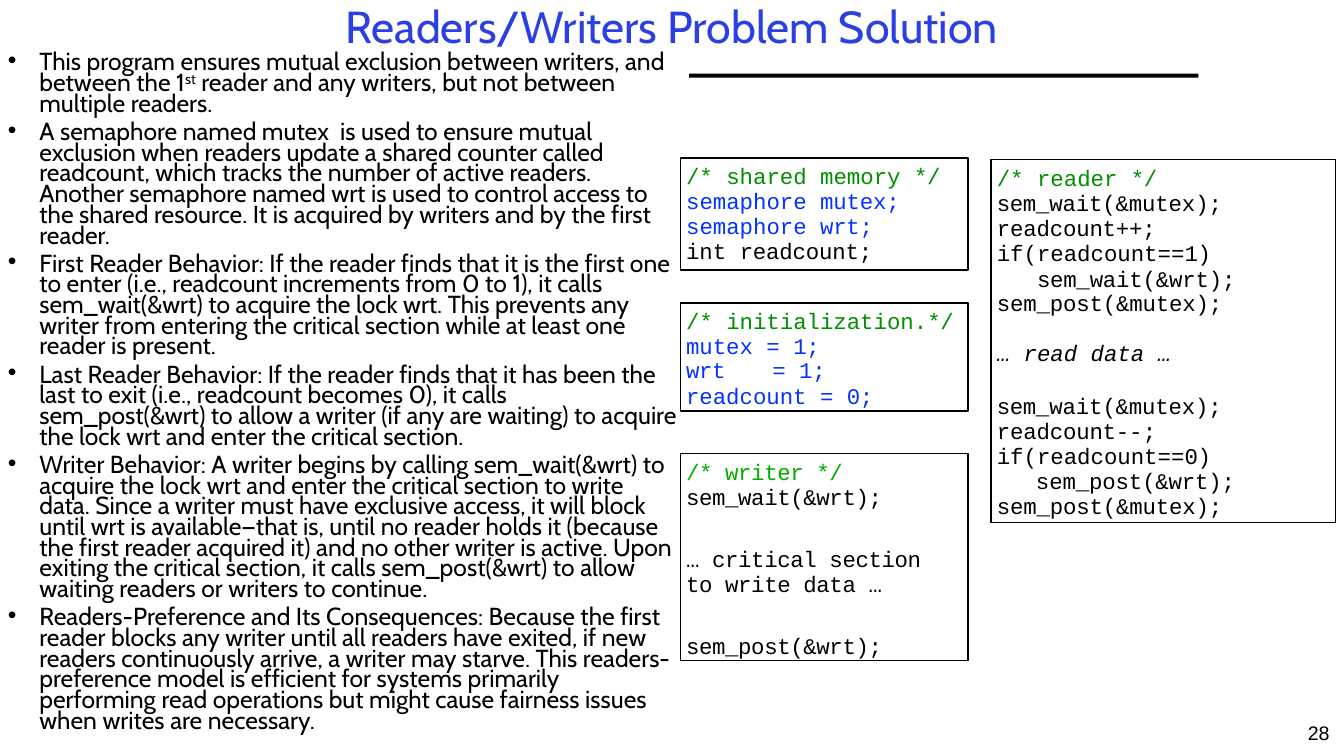
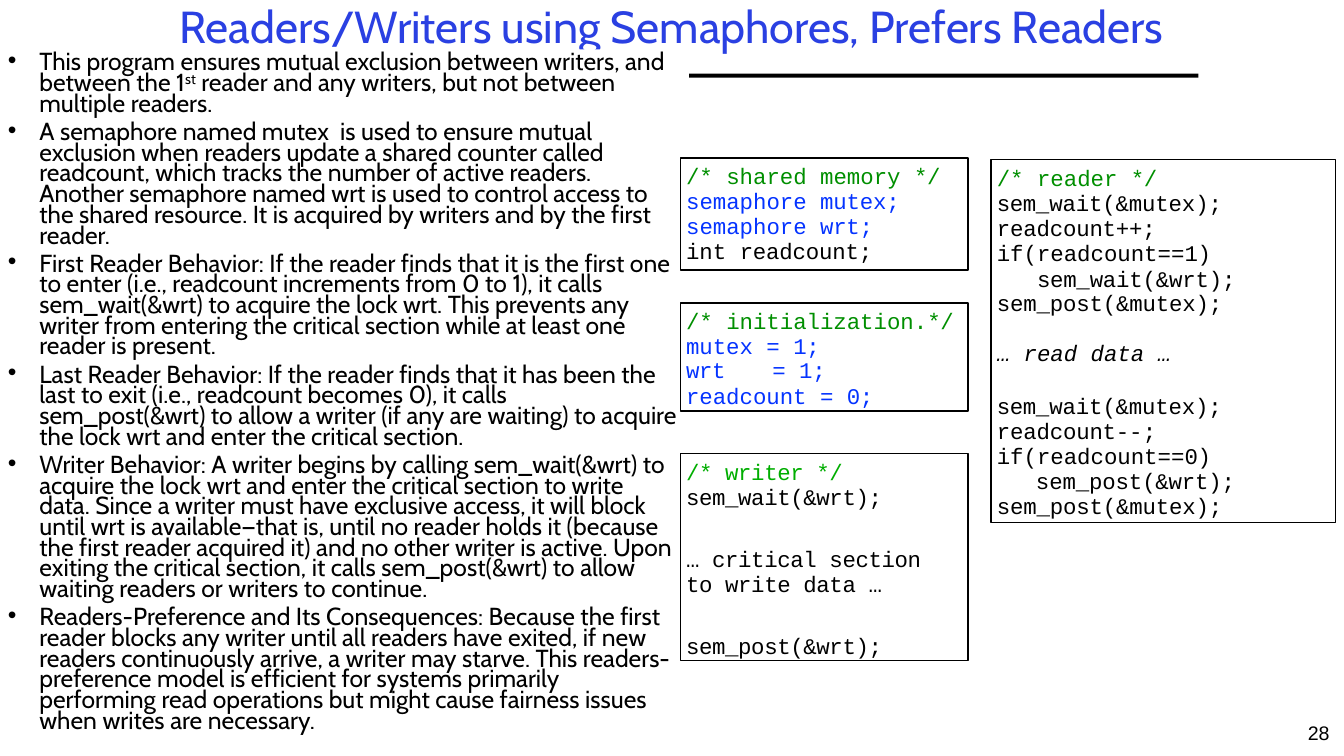
Before and after one commit to guhofstra/CSC256Fa25, a slide deck: slide 28 of PPTs/L3-Synchronization.pptx. Drawn at 1344x756 pixels with LibreOffice and Linux fonts; fonts in the diff are those of the drawing. Boxes give left, top, right and bottom in pixels: in the first picture for what was removed or moved away, otherwise in the second. Text is boxed around its words. In the diff, an @@ line names an element or a change of style, - is before the commit and + after.

```diff
--- a/PPTs/L3-Synchronization.pptx
+++ b/PPTs/L3-Synchronization.pptx
@@ title at (180, 9, 1163, 54): text changed @@
-Readers/Writers Problem Solution
+Readers/Writers using Semaphores, Prefers Readers
```
Also in this commit, not shown: 1 other slide changed, 3 slides added, 6 other files.
